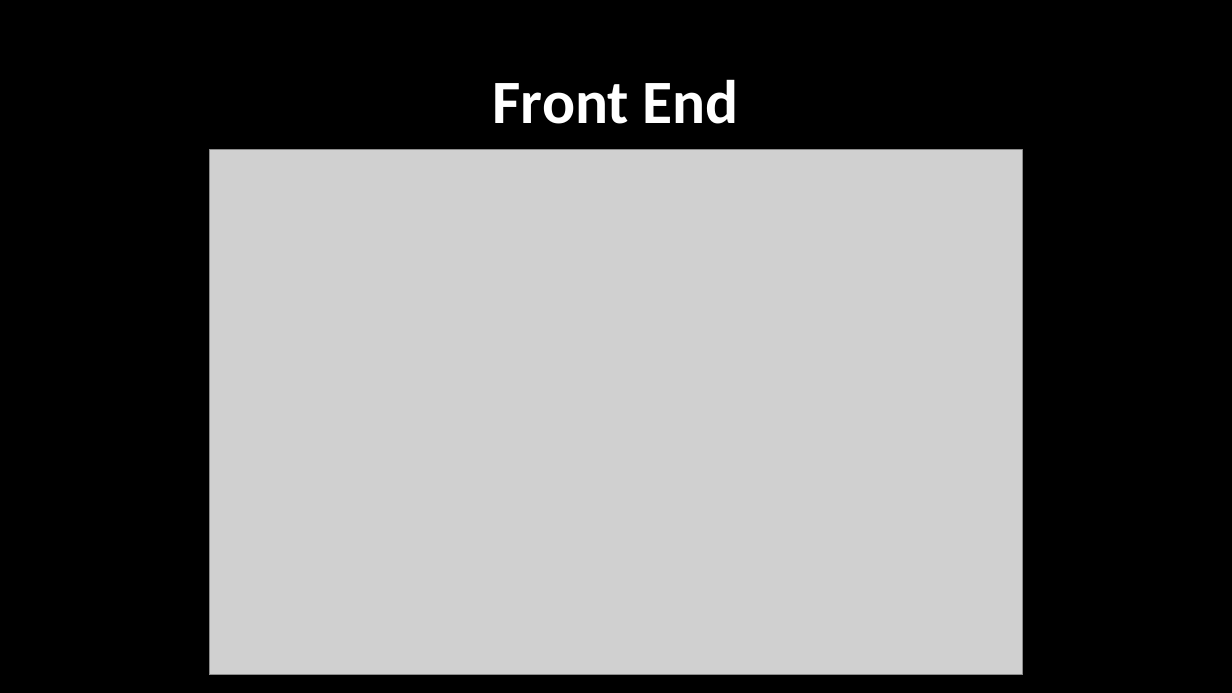
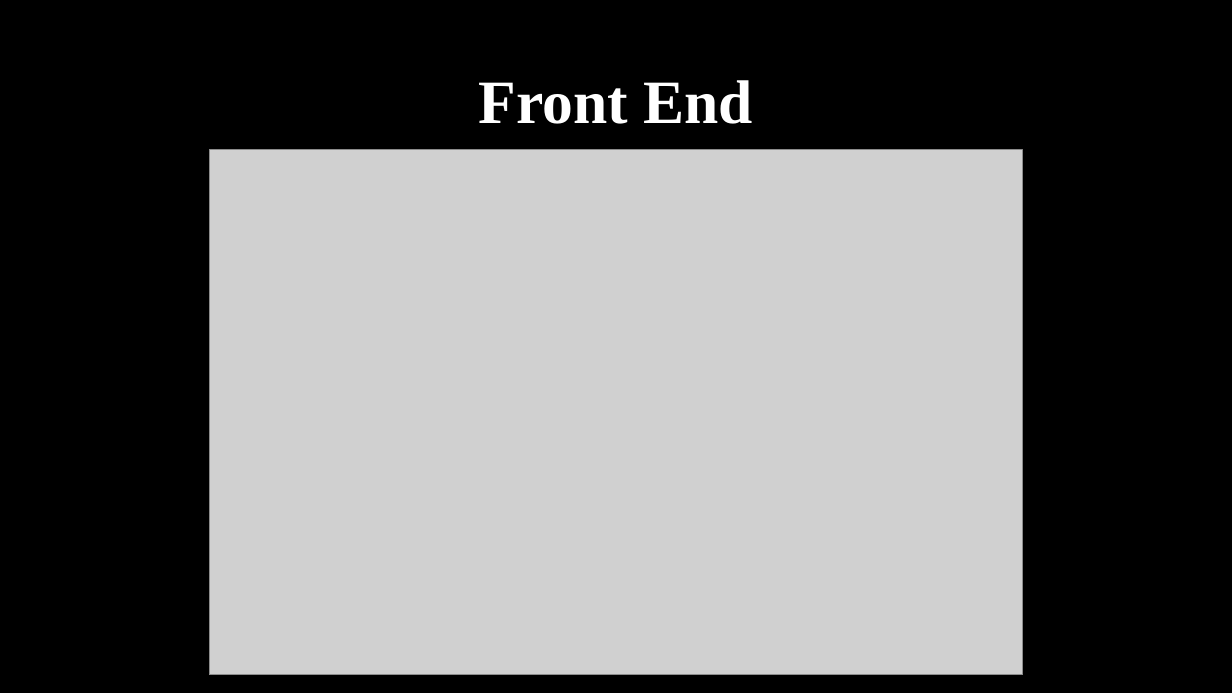
Before and after one commit to haiderIbrahem/ASPU_WEB, a slide deck: slide 14 of web.pptx. Drawn at 1232x693 pixels with LibreOffice and Linux fonts; fonts in the diff are those of the drawing; grey boxes stand for pictures. Boxes give left, top, right and bottom in pixels: in the first picture for what was removed or moved away, otherwise in the second. Text is boxed around its words. In the diff, an @@ line names an element or a change of style, - is before the commit and + after.

```diff
--- a/web.pptx
+++ b/web.pptx
@@ title "Front End" at [479, 80, 754, 124]: font Calibri to Times New Roman @@
```
Also in this commit, not shown: 13 other slides changed, 11 slides added, 1 other file.
